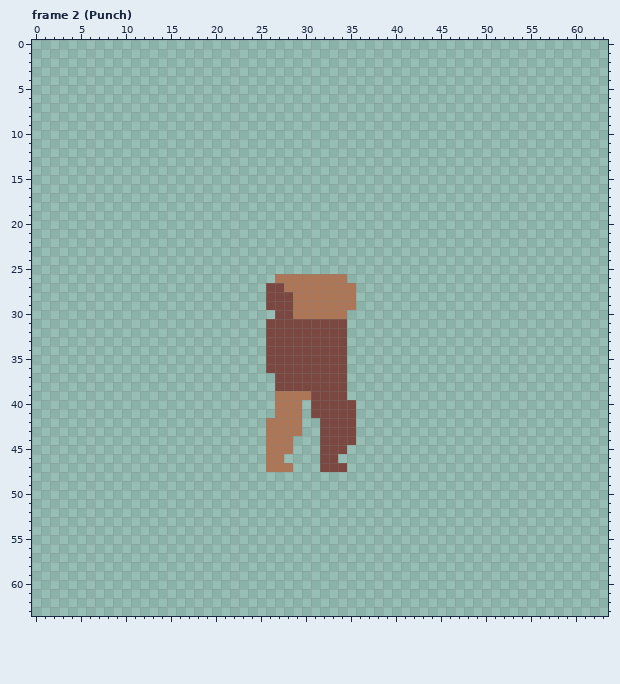
Pixel-art file: MagaraJam5/Assets/Sprites/Npc/Skin Template.aseprite. That is the earlier state.
64x64 pixels, 21 frames. Shown: frame 2 (Punch). The commit also changed other frames, which this record leaves out.
Now the later version:
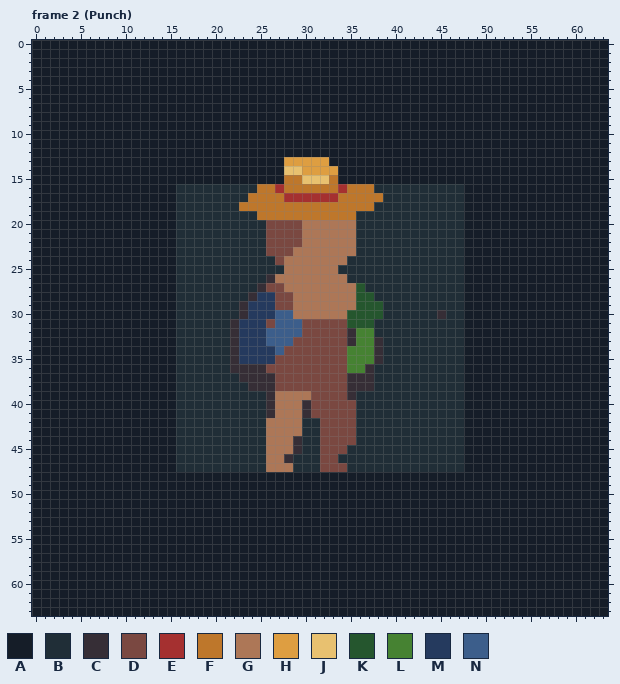
Palette (. is transparent): A #151d28  B #202e37  C #362e36  D #7a4841  E #a53030  F #be772b  G #ad7757  H #de9e41  J #e8c170  K #25562e  L #468232  M #253a5e  N #3c5e8b
Changes in this commit:
layer "Layer 1" now shown
layer "Layer 2" now shown
layer "Layer 5" now shown
layer "Layer 8" now shown
layer "Layer 10" now shown
layer "Layer 6" now shown
Changed rows in their new state; - is an unchanged pixel.
Frame 2 (Punch):
first column x 0:
 0 AAAAAAAAAAAAAAAAAAAAAAAAAAAAAAAAAAAAAAAAAAAAAAAAAAAAAAAAAAAAAAAA
 1 AAAAAAAAAAAAAAAAAAAAAAAAAAAAAAAAAAAAAAAAAAAAAAAAAAAAAAAAAAAAAAAA
 2 AAAAAAAAAAAAAAAAAAAAAAAAAAAAAAAAAAAAAAAAAAAAAAAAAAAAAAAAAAAAAAAA
 3 AAAAAAAAAAAAAAAAAAAAAAAAAAAAAAAAAAAAAAAAAAAAAAAAAAAAAAAAAAAAAAAA
 4 AAAAAAAAAAAAAAAAAAAAAAAAAAAAAAAAAAAAAAAAAAAAAAAAAAAAAAAAAAAAAAAA
 5 AAAAAAAAAAAAAAAAAAAAAAAAAAAAAAAAAAAAAAAAAAAAAAAAAAAAAAAAAAAAAAAA
 6 AAAAAAAAAAAAAAAAAAAAAAAAAAAAAAAAAAAAAAAAAAAAAAAAAAAAAAAAAAAAAAAA
 7 AAAAAAAAAAAAAAAAAAAAAAAAAAAAAAAAAAAAAAAAAAAAAAAAAAAAAAAAAAAAAAAA
 8 AAAAAAAAAAAAAAAAAAAAAAAAAAAAAAAAAAAAAAAAAAAAAAAAAAAAAAAAAAAAAAAA
 9 AAAAAAAAAAAAAAAAAAAAAAAAAAAAAAAAAAAAAAAAAAAAAAAAAAAAAAAAAAAAAAAA
10 AAAAAAAAAAAAAAAAAAAAAAAAAAAAAAAAAAAAAAAAAAAAAAAAAAAAAAAAAAAAAAAA
11 AAAAAAAAAAAAAAAAAAAAAAAAAAAAAAAAAAAAAAAAAAAAAAAAAAAAAAAAAAAAAAAA
12 AAAAAAAAAAAAAAAAAAAAAAAAAAAAAAAAAAAAAAAAAAAAAAAAAAAAAAAAAAAAAAAA
13 AAAAAAAAAAAAAAAAAAAAAAAAAAAAHHHHHAAAAAAAAAAAAAAAAAAAAAAAAAAAAAAA
14 AAAAAAAAAAAAAAAAAAAAAAAAAAAAJJHHHHAAAAAAAAAAAAAAAAAAAAAAAAAAAAAA
15 AAAAAAAAAAAAAAAAAAAAAAAAAAAAFFJJJFAAAAAAAAAAAAAAAAAAAAAAAAAAAAAA
16 AAAAAAAAAAAAAAAABBBBBBBBBFFEFFFFFFEFFFBBBBBBBBBBAAAAAAAAAAAAAAAA
17 AAAAAAAAAAAAAAAABBBBBBBBFFFFEEEEEEFFFFFBBBBBBBBBAAAAAAAAAAAAAAAA
18 AAAAAAAAAAAAAAAABBBBBBBFFFFFFFFFFFFFFFBBBBBBBBBBAAAAAAAAAAAAAAAA
19 AAAAAAAAAAAAAAAABBBBBBBBBFFFFFFFFFFFBBBBBBBBBBBBAAAAAAAAAAAAAAAA
20 AAAAAAAAAAAAAAAABBBBBBBBBBDDDDGGGGGGBBBBBBBBBBBBAAAAAAAAAAAAAAAA
21 AAAAAAAAAAAAAAAABBBBBBBBBBDDDDGGGGGGBBBBBBBBBBBBAAAAAAAAAAAAAAAA
22 AAAAAAAAAAAAAAAABBBBBBBBBBDDDDGGGGGGBBBBBBBBBBBBAAAAAAAAAAAAAAAA
23 AAAAAAAAAAAAAAAABBBBBBBBBBDDDGGGGGGGBBBBBBBBBBBBAAAAAAAAAAAAAAAA
24 AAAAAAAAAAAAAAAABBBBBBBBBBBDGGGGGGGBBBBBBBBBBBBBAAAAAAAAAAAAAAAA
25 AAAAAAAAAAAAAAAABBBBBBBBBBBBGGGGGGBBBBBBBBBBBBBBAAAAAAAAAAAAAAAA
26 AAAAAAAAAAAAAAAABBBBBBBBBBC--------BBBBBBBBBBBBBAAAAAAAAAAAAAAAA
27 AAAAAAAAAAAAAAAABBBBBBBBBC----------KBBBBBBBBBBBAAAAAAAAAAAAAAAA
28 AAAAAAAAAAAAAAAABBBBBBBBCMM---------KKBBBBBBBBBBAAAAAAAAAAAAAAAA
29 AAAAAAAAAAAAAAAABBBBBBBCMMM---------KKKBBBBBBBBBAAAAAAAAAAAAAAAA
30 AAAAAAAAAAAAAAAABBBBBBBCMMMNN------KKKKBBBBBBCBBAAAAAAAAAAAAAAAA
31 AAAAAAAAAAAAAAAABBBBBBCMMM-NNN-----KKKBBBBBBBBBBAAAAAAAAAAAAAAAA
32 AAAAAAAAAAAAAAAABBBBBBCMMMNNNN-----CLLBBBBBBBBBBAAAAAAAAAAAAAAAA
33 AAAAAAAAAAAAAAAABBBBBBCMMMNNN------CLLCBBBBBBBBBAAAAAAAAAAAAAAAA
34 AAAAAAAAAAAAAAAABBBBBBCMMMMN-------LLLCBBBBBBBBBAAAAAAAAAAAAAAAA
35 AAAAAAAAAAAAAAAABBBBBBCMMMM--------LLLCBBBBBBBBBAAAAAAAAAAAAAAAA
36 AAAAAAAAAAAAAAAABBBBBBCCCC---------LLCBBBBBBBBBBAAAAAAAAAAAAAAAA
37 AAAAAAAAAAAAAAAABBBBBBBCCCC--------CCCBBBBBBBBBBAAAAAAAAAAAAAAAA
38 AAAAAAAAAAAAAAAABBBBBBBBCCC--------CCCBBBBBBBBBBAAAAAAAAAAAAAAAA
39 AAAAAAAAAAAAAAAABBBBBBBBBBC--------CBBBBBBBBBBBBAAAAAAAAAAAAAAAA
40 AAAAAAAAAAAAAAAABBBBBBBBBBC---C-----BBBBBBBBBBBBAAAAAAAAAAAAAAAA
41 AAAAAAAAAAAAAAAABBBBBBBBBBC---C-----BBBBBBBBBBBBAAAAAAAAAAAAAAAA
42 AAAAAAAAAAAAAAAABBBBBBBBBB----BB----BBBBBBBBBBBBAAAAAAAAAAAAAAAA
43 AAAAAAAAAAAAAAAABBBBBBBBBB----BB----BBBBBBBBBBBBAAAAAAAAAAAAAAAA
44 AAAAAAAAAAAAAAAABBBBBBBBBB---CBB----BBBBBBBBBBBBAAAAAAAAAAAAAAAA
45 AAAAAAAAAAAAAAAABBBBBBBBBB---CBB---BBBBBBBBBBBBBAAAAAAAAAAAAAAAA
46 AAAAAAAAAAAAAAAABBBBBBBBBB--CBBB--BBBBBBBBBBBBBBAAAAAAAAAAAAAAAA
47 AAAAAAAAAAAAAAAABBBBBBBBBB---BBB---BBBBBBBBBBBBBAAAAAAAAAAAAAAAA
48 AAAAAAAAAAAAAAAAAAAAAAAAAAAAAAAAAAAAAAAAAAAAAAAAAAAAAAAAAAAAAAAA
49 AAAAAAAAAAAAAAAAAAAAAAAAAAAAAAAAAAAAAAAAAAAAAAAAAAAAAAAAAAAAAAAA
50 AAAAAAAAAAAAAAAAAAAAAAAAAAAAAAAAAAAAAAAAAAAAAAAAAAAAAAAAAAAAAAAA
51 AAAAAAAAAAAAAAAAAAAAAAAAAAAAAAAAAAAAAAAAAAAAAAAAAAAAAAAAAAAAAAAA
52 AAAAAAAAAAAAAAAAAAAAAAAAAAAAAAAAAAAAAAAAAAAAAAAAAAAAAAAAAAAAAAAA
53 AAAAAAAAAAAAAAAAAAAAAAAAAAAAAAAAAAAAAAAAAAAAAAAAAAAAAAAAAAAAAAAA
54 AAAAAAAAAAAAAAAAAAAAAAAAAAAAAAAAAAAAAAAAAAAAAAAAAAAAAAAAAAAAAAAA
55 AAAAAAAAAAAAAAAAAAAAAAAAAAAAAAAAAAAAAAAAAAAAAAAAAAAAAAAAAAAAAAAA
56 AAAAAAAAAAAAAAAAAAAAAAAAAAAAAAAAAAAAAAAAAAAAAAAAAAAAAAAAAAAAAAAA
57 AAAAAAAAAAAAAAAAAAAAAAAAAAAAAAAAAAAAAAAAAAAAAAAAAAAAAAAAAAAAAAAA
58 AAAAAAAAAAAAAAAAAAAAAAAAAAAAAAAAAAAAAAAAAAAAAAAAAAAAAAAAAAAAAAAA
59 AAAAAAAAAAAAAAAAAAAAAAAAAAAAAAAAAAAAAAAAAAAAAAAAAAAAAAAAAAAAAAAA
60 AAAAAAAAAAAAAAAAAAAAAAAAAAAAAAAAAAAAAAAAAAAAAAAAAAAAAAAAAAAAAAAA
61 AAAAAAAAAAAAAAAAAAAAAAAAAAAAAAAAAAAAAAAAAAAAAAAAAAAAAAAAAAAAAAAA
62 AAAAAAAAAAAAAAAAAAAAAAAAAAAAAAAAAAAAAAAAAAAAAAAAAAAAAAAAAAAAAAAA
63 AAAAAAAAAAAAAAAAAAAAAAAAAAAAAAAAAAAAAAAAAAAAAAAAAAAAAAAAAAAAAAAA
